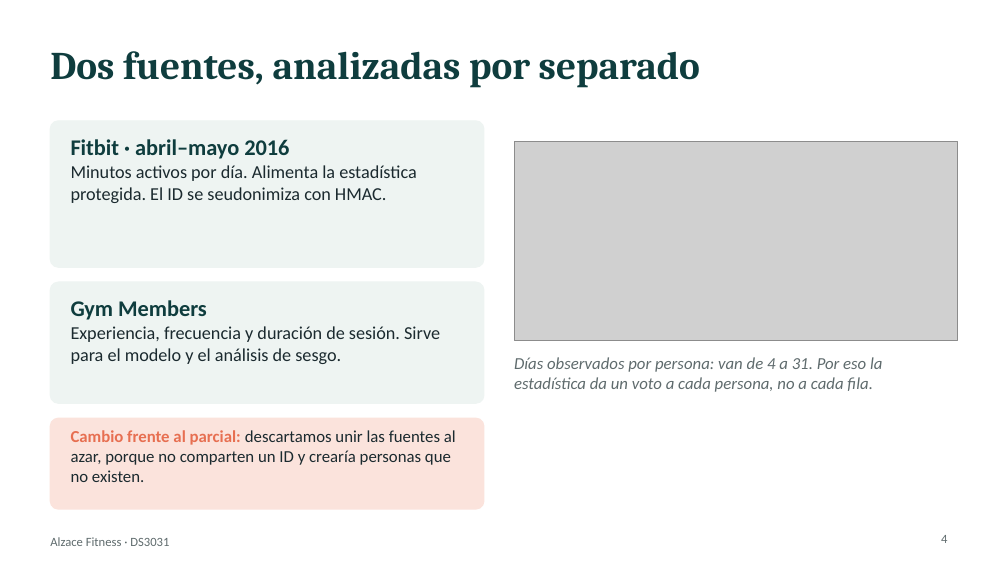
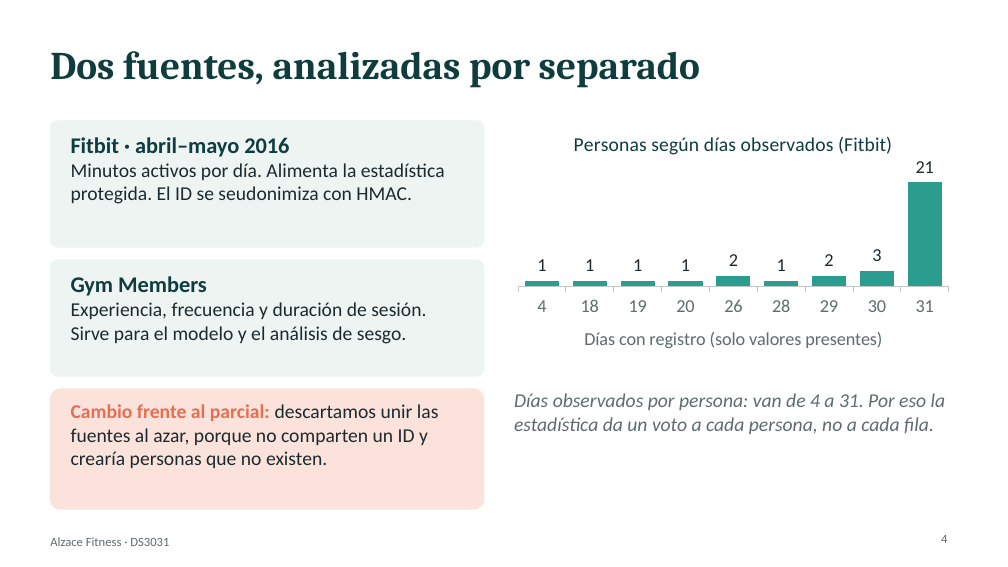
Before and after one commit to JoelxD12O/Proyecto-2---etica-y-seguridad-de-datos, a slide deck: slide 4 of presentacion/Presentacion_Alzace_Final.pptx. Drawn at 1008x567 pixels with LibreOffice and Linux fonts; fonts in the diff are those of the drawing; grey boxes stand for pictures. Boxes give left, top, right and bottom in pixels: in the first picture for what was removed or moved away, otherwise in the second. Text is boxed around its words. In the diff, an @@ line names an element or a change of style, - is before the commit and + after.

```diff
--- a/presentacion/Presentacion_Alzace_Final.pptx
+++ b/presentacion/Presentacion_Alzace_Final.pptx
@@ column chart added at [509,116,958,373] @@
+title "Personas según días observados (Fitbit)"
+categories: 4, 18, 19, 20, 26, 28, 29, 30, 31
+Series 1: 1, 1, 1, 1, 2, 1, 2, 3, 21
@@ rounded rectangle: place and size @@
-rounded rectangle at [50,121,484,267]
+rounded rectangle at [50,121,484,247]
@@ picture removed at [514,141,958,341] @@
@@ text at [71,163,445,204]: size 13 to 14 pt in "Minutos activos por día. Alimenta la estadística ..." @@
@@ rounded rectangle: place and size @@
-rounded rectangle at [50,282,484,403]
+rounded rectangle at [50,260,484,376]
@@ text "Gym Members": place and size @@
-text "Gym Members" at [71,300,440,364]
+text "Gym Members" at [71,276,426,344]
@@ text at [71,302,426,344]: size 13 to 14 pt in "Experiencia, frecuencia y duración de sesión. Sirve ..." @@
@@ rounded rectangle: place and size @@
-rounded rectangle at [50,418,484,509]
+rounded rectangle at [50,389,484,509]
@@ text "Días observados por persona: van ..." at [514,393,946,434]: size 12 to 14 pt @@
@@ text "Días observados por persona: van ...": place and size @@
-text "Días observados por persona: van ..." at [514,357,882,392]
+text "Días observados por persona: van ..." at [514,393,946,434]
@@ text "Cambio frente al parcial: descartamos ...": place and size @@
-text "Cambio frente al parcial: descartamos ..." at [71,430,456,482]
+text "Cambio frente al parcial: descartamos ..." at [71,404,439,468]
@@ text "Cambio frente al parcial: descartamos ..." at [71,404,439,468]: size 12 to 14 pt @@
```
Also in this commit, not shown: 11 other slides changed, 1 slide added, 13 other files.
